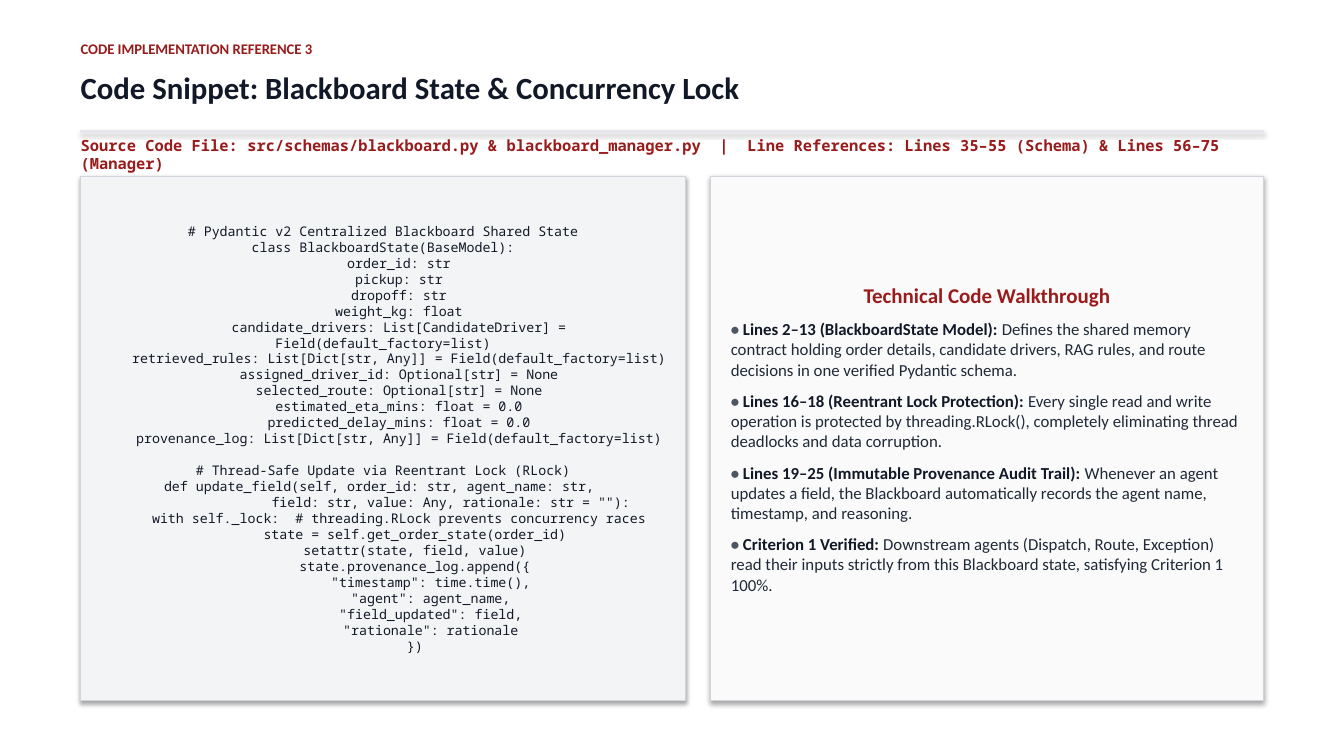
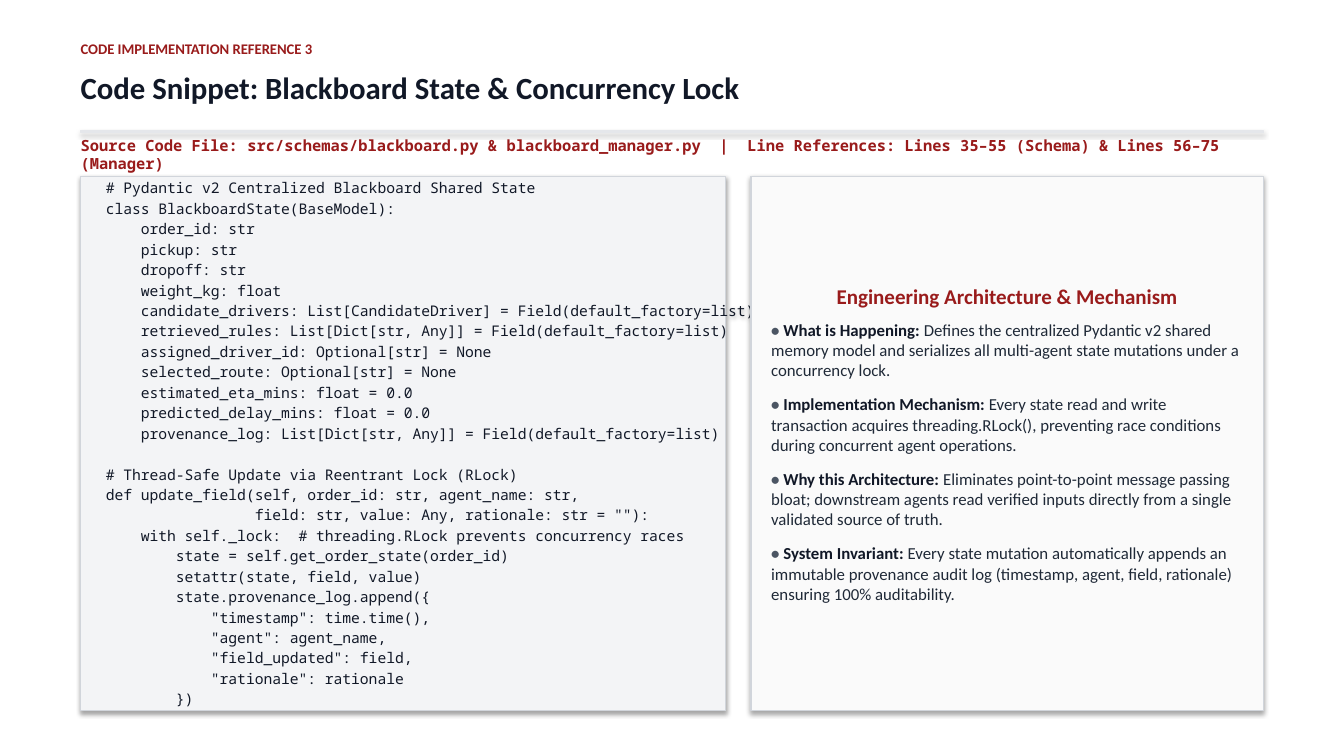
Before and after one commit to Akshat5091/DeliveryFleet-MAS, a slide deck: slide 9 of Eval 2 Documents/DeliveryFleet_MAS_Evaluation2_Master_Presentation.pptx. Drawn at 1344x756 pixels with LibreOffice and Linux fonts; fonts in the diff are those of the drawing. Boxes give left, top, right and bottom in pixels: in the first picture for what was removed or moved away, otherwise in the second. Text is boxed around its words. In the diff, an @@ line names an element or a change of style, - is before the commit and + after.

```diff
--- a/Eval 2 Documents/DeliveryFleet_MAS_Evaluation2_Master_Presentation.pptx
+++ b/Eval 2 Documents/DeliveryFleet_MAS_Evaluation2_Master_Presentation.pptx
@@ rectangle "# Pydantic v2 Centralized Blackboard ...": place and size @@
-rectangle "# Pydantic v2 Centralized Blackboard ..." at <box>81,176,686,701</box>
+rectangle "# Pydantic v2 Centralized Blackboard ..." at <box>81,176,726,711</box>
@@ rectangle "Engineering Architecture & Mechanism": place and size @@
-rectangle "Engineering Architecture & Mechanism" at <box>711,176,1263,701</box>
+rectangle "Engineering Architecture & Mechanism" at <box>751,176,1263,711</box>
@@ text in rectangle at <box>106,182,755,684</box>: text changed; size 9.5 to 10.5 pt @@
-# Pydantic v2 Centralized Blackboard Shared State
-class BlackboardState(BaseModel):
-order_id: str
-pickup: str
-dropoff: str
-weight_kg: float
-candidate_drivers: List[CandidateDriver] = Field(default_factory=list)
-retrieved_rules: List[Dict[str, Any]] = Field(default_factory=list)
-assigned_driver_id: Optional[str] = None
-selected_route: Optional[str] = None
-estimated_eta_mins: float = 0.0
-predicted_delay_mins: float = 0.0
-provenance_log: List[Dict[str, Any]] = Field(default_factory=list)
-# Thread-Safe Update via Reentrant Lock (RLock)
-def update_field(self, order_id: str, agent_name: str,
-field: str, value: Any, rationale: str = ""):
-with self._lock: # threading.RLock prevents concurrency races
-state = self.get_order_state(order_id)
-setattr(state, field, value)
-state.provenance_log.append({
-"timestamp": time.time(),
-"agent": agent_name,
-"field_updated": field,
-"rationale": rationale
-})
+# Pydantic v2 Centralized Blackboard Shared State
+class BlackboardState(BaseModel):
+order_id: str
+pickup: str
+dropoff: str
+weight_kg: float
+candidate_drivers: List[CandidateDriver] = Field(default_factory=list)
+retrieved_rules: List[Dict[str, Any]] = Field(default_factory=list)
+assigned_driver_id: Optional[str] = None
+selected_route: Optional[str] = None
+estimated_eta_mins: float = 0.0
+predicted_delay_mins: float = 0.0
+provenance_log: List[Dict[str, Any]] = Field(default_factory=list)
+# Thread-Safe Update via Reentrant Lock (RLock)
+def update_field(self, order_id: str, agent_name: str,
+field: str, value: Any, rationale: str = ""):
+with self._lock: # threading.RLock prevents concurrency races
+state = self.get_order_state(order_id)
+setattr(state, field, value)
+state.provenance_log.append({
+"timestamp": time.time(),
+"agent": agent_name,
+"field_updated": field,
+"rationale": rationale
+})
@@ text in rectangle at <box>771,289,1239,603</box>: text changed @@
-Technical Code Walkthrough
-• Lines 2–13 (BlackboardState Model): Defines the shared memory contract holding order details, candidate drivers, RAG rules, and route decisions in one verified Pydantic schema.
-• Lines 16–18 (Reentrant Lock Protection): Every single read and write operation is protected by threading.RLock(), completely eliminating thread deadlocks and data corruption.
-• Lines 19–25 (Immutable Provenance Audit Trail): Whenever an agent updates a field, the Blackboard automatically records the agent name, timestamp, and reasoning.
-• Criterion 1 Verified: Downstream agents (Dispatch, Route, Exception) read their inputs strictly from this Blackboard state, satisfying Criterion 1 100%.
+Engineering Architecture & Mechanism
+• What is Happening: Defines the centralized Pydantic v2 shared memory model and serializes all multi-agent state mutations under a concurrency lock.
+• Implementation Mechanism: Every state read and write transaction acquires threading.RLock(), preventing race conditions during concurrent agent operations.
+• Why this Architecture: Eliminates point-to-point message passing bloat; downstream agents read verified inputs directly from a single validated source of truth.
+• System Invariant: Every state mutation automatically appends an immutable provenance audit log (timestamp, agent, field, rationale) ensuring 100% auditability.
```
Also in this commit, not shown: 4 other slides changed, 3 other files.
